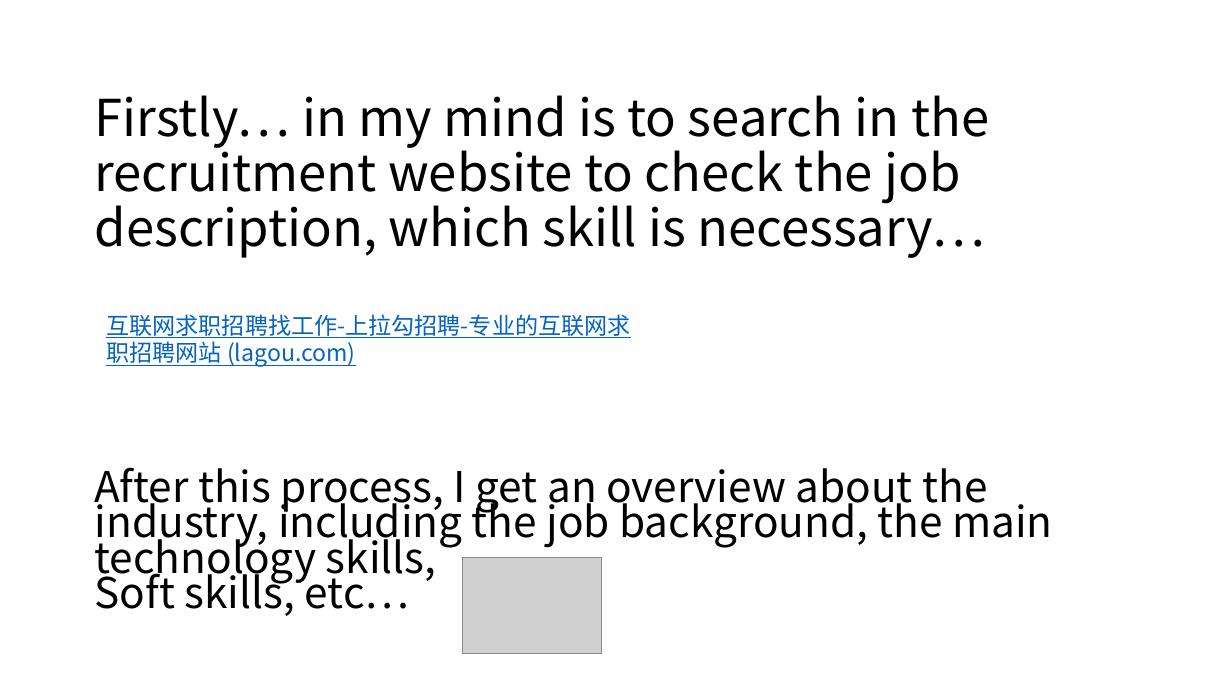
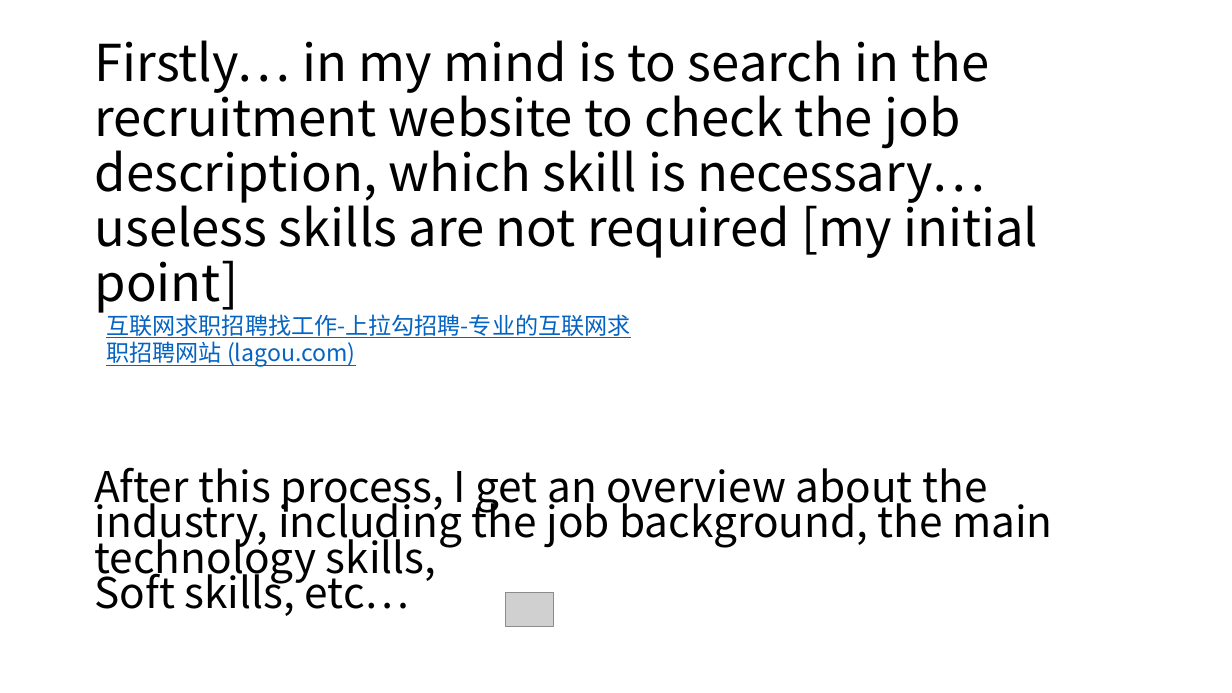
Before and after one commit to zicheng-pan/python-requestforlagou, a slide deck: slide 5 of New Microsoft PowerPoint 演示文稿.pptx (slide 4 before the commit). Drawn at 1232x693 pixels with LibreOffice and Linux fonts; fonts in the diff are those of the drawing; grey boxes stand for pictures. Boxes give left, top, right and bottom in pixels: in the first picture for what was removed or moved away, otherwise in the second. Text is boxed around its words. In the diff, an @@ line names an element or a change of style, - is before the commit and + after.

```diff
--- a/New Microsoft PowerPoint 演示文稿.pptx
+++ b/New Microsoft PowerPoint 演示文稿.pptx
@@ title at box(95, 40, 1038, 313): text changed @@
-Firstly… in my mind is to search in the recruitment website to check the job description, which skill is necessary…
+Firstly… in my mind is to search in the recruitment website to check the job description, which skill is necessary… useless skills are not required [my initial point]
@@ picture removed at box(463, 557, 601, 654) @@
@@ picture added at box(506, 592, 555, 627) @@
```
Also in this commit, not shown: 5 other slides changed, 2 slides added.
